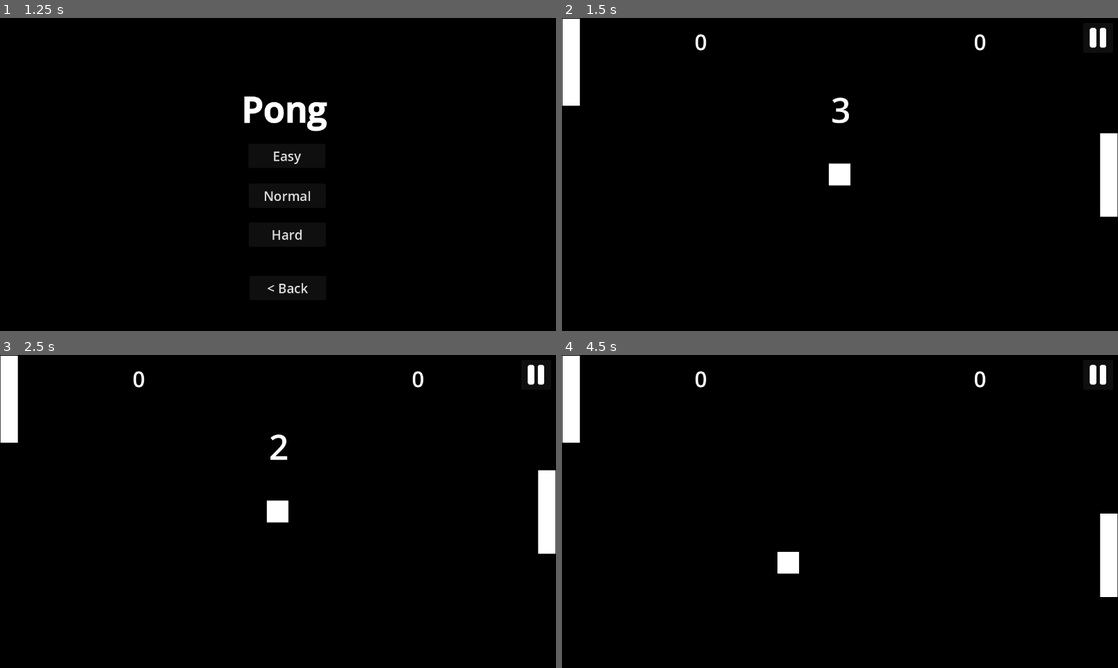
Above: before the commit, frames 1-4 (two rows, left to right).
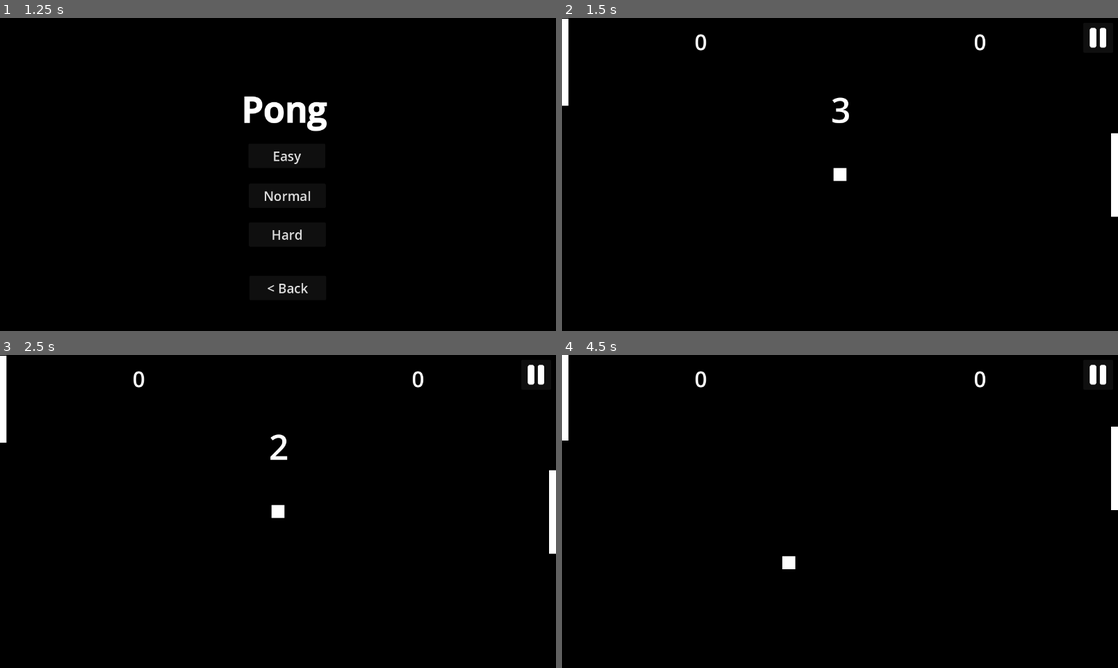
Above: after the commit, the same moments.

Repository: aaronchn99/Pong
Game: Godot game, scene res://Main.tscn
Two runs of this game, one before a commit and one after it. Both use one fixed random seed, a clock stepped at 60 frames per second and the inputs below. Before the commit the project has no main scene; this scene is started directly in both runs.
Inputs (mouse positions are in pixels of both pictures, inside the frame that each line leads up to):
- Up to frame 1 (1.25 s): click "Play" at 0.5 s
- Up to frame 2 (1.5 s): click "Easy" at 1.25 s
- Up to frame 3 (2.5 s): click (533, 373) at 2 s
- Up to frame 4 (4.5 s): tap Enter at 2.75 s; hold Up (ui_up) 2.78-3.53 s; hold Down (ui_down) 3.53-4.28 s; tap Space at 4.25 s; hold Up (ui_up) from 4.28 s (still down)

Frame 1 is identical in both runs. In frame 2, 1.4% of the frame differs, in the area x 0-100%, y 0-64%; in frame 3, 1.4%; in frame 4, 2.0%, in the area x 0-100%, y 0-78%.

Commit message:
Fix:
- Shrink ball size to 30x30
- Move paddles back, shrink floor/ceiling to avoid ball getting stuck between paddle and floor/ceiling
- Use move_and_collide instead of test_move to prevent gap between paddle and floor/ceiling
- Set window to stretch viewport
- Added Trajectory AI (WIP)

Diff:
--- a/Assets/Ball.tscn
+++ b/Assets/Ball.tscn
@@ -4,7 +4,7 @@
 [ext_resource type="AudioStream" uid="uid://f1g4tcg2pmf6" path="res://Assets/PONG_BEEP.mp3" id="2_pl642"]
 
 [sub_resource type="RectangleShape2D" id="RectangleShape2D_owara"]
-size = Vector2(50, 50)
+size = Vector2(30, 30)
 
 [sub_resource type="CanvasTexture" id="CanvasTexture_d8xkw"]
 
@@ -17,8 +17,7 @@
 shape = SubResource("RectangleShape2D_owara")
 
 [node name="Sprite2D" type="Sprite2D" parent="."]
-position = Vector2(-1, 0)
-scale = Vector2(50, 50)
+scale = Vector2(30, 30)
 texture = SubResource("CanvasTexture_d8xkw")
 
 [node name="CollideSound" type="AudioStreamPlayer" parent="."]
--- a/Game.tscn
+++ b/Game.tscn
@@ -12,7 +12,7 @@
 [ext_resource type="AudioStream" uid="uid://f1g4tcg2pmf6" path="res://Assets/PONG_BEEP.mp3" id="10_y5gr1"]
 
 [sub_resource type="RectangleShape2D" id="RectangleShape2D_skc88"]
-size = Vector2(35.0532, 19.1429)
+size = Vector2(1265, 26.571)
 
 [sub_resource type="Theme" id="Theme_pfofv"]
 default_font_size = 100
@@ -34,13 +34,13 @@
 MAX_SCORE = 10
 
 [node name="Paddle" parent="." instance=ExtResource("1_ilq27")]
-position = Vector2(21, 102)
+position = Vector2(-5, 102)
 is_human = true
 ai_type = 2
 UPDATE_INTERVAL = 10
 
 [node name="Paddle2" parent="." instance=ExtResource("1_ilq27")]
-position = Vector2(1259, 361)
+position = Vector2(1284, 361)
 scale = Vector2(40.2899, 192.738)
 ai_type = 1
 UPDATE_INTERVAL = 10
@@ -56,8 +56,8 @@
 collision_layer = 2
 
 [node name="CollisionShape2D" type="CollisionShape2D" parent="Ceiling"]
-position = Vector2(644.371, -17)
-scale = Vector2(36.8229, -1.75)
+position = Vector2(644.238, -16)
+rotation = 3.14159
 shape = SubResource("RectangleShape2D_skc88")
 
 [node name="Floor" type="StaticBody2D" parent="."]
@@ -65,8 +65,7 @@
 collision_layer = 2
 
 [node name="CollisionShape2D" type="CollisionShape2D" parent="Floor"]
-position = Vector2(641.25, 19)
-scale = Vector2(36.8229, -1.75)
+position = Vector2(644.238, 13)
 shape = SubResource("RectangleShape2D_skc88")
 
 [node name="Wall1" parent="." instance=ExtResource("3_n68qh")]
@@ -187,6 +186,7 @@
 horizontal_alignment = 1
 
 [node name="Restart" type="Button" parent="Pause/PauseMenu"]
+layout_mode = 0
 offset_left = 363.0
 offset_top = 491.0
 offset_right = 605.0
@@ -195,6 +195,7 @@
 text = "Restart"
 
 [node name="Return" type="Button" parent="Pause/PauseMenu"]
+layout_mode = 0
 offset_left = 671.0
 offset_top = 495.0
 offset_right = 913.0
--- a/Scripts/ControlPaddle.gd
+++ b/Scripts/ControlPaddle.gd
@@ -3,7 +3,7 @@
 @export var speed : int
 @export var is_human : bool
 
-enum AI_Type {RANDOM, FOLLOW, FOLLOW_STICKY, FOLLOW_CORRUPT, FOLLOW_CORRUPT_STICKY}
+enum AI_Type {RANDOM, FOLLOW, FOLLOW_STICKY, FOLLOW_CORRUPT, FOLLOW_CORRUPT_STICKY, TRAJECTORY}
 @export var ai_type : AI_Type
 
 var Rng = RandomNumberGenerator.new()
@@ -14,13 +14,10 @@
 
 
 # Called every frame. 'delta' is the elapsed time since the previous frame.
-func _process(delta):
-	var motion = Vector2.DOWN * speed * delta;
-
+func _physics_process(delta):
+	var motion = Vector2.DOWN * speed * delta
 	motion *= human_control() if is_human else cpu_control()
-
-	if not test_move(transform, motion):
-		position += motion
+	move_and_collide(motion)
 
 func human_control():
 	if Input.is_action_pressed('ui_up'):
@@ -67,6 +64,13 @@
 		countdown = UPDATE_INTERVAL
 	return dir
 
+# Positions to ball's trajectory
+func trajectory_ai():
+	var Ball = get_node("../Ball")
+	var Floor = get_node("../Floor")
+	var Ceil = get_node("../Ceiling")
+	var dx = Ball.position.x - position.x
+
 func cpu_control():
 	if ai_type == AI_Type.RANDOM:
 		return random_ai()
@@ -78,3 +82,5 @@
 		return follow_corrupt()
 	elif ai_type == AI_Type.FOLLOW_CORRUPT_STICKY:
 		return follow_corrupt_sticky()
+	elif ai_type == AI_Type.TRAJECTORY:
+		return trajectory_ai()
--- a/project.godot
+++ b/project.godot
@@ -11,6 +11,10 @@
 [application]
 
 config/name="Pong"
+config/description="By aaronchn99 (AKA SangerHD)
+Developed with Godot 4.2"
+config/version="0.1"
+run/main_scene="res://Main.tscn"
 config/features=PackedStringArray("4.2", "Forward Plus")
 config/icon="res://icon.svg"
 
@@ -18,6 +22,7 @@
 
 window/size/viewport_width=1280
 window/size/viewport_height=720
+window/stretch/mode="viewport"
 
 [rendering]
 
Binary file added: Scripts/._ControlPaddle.gd
